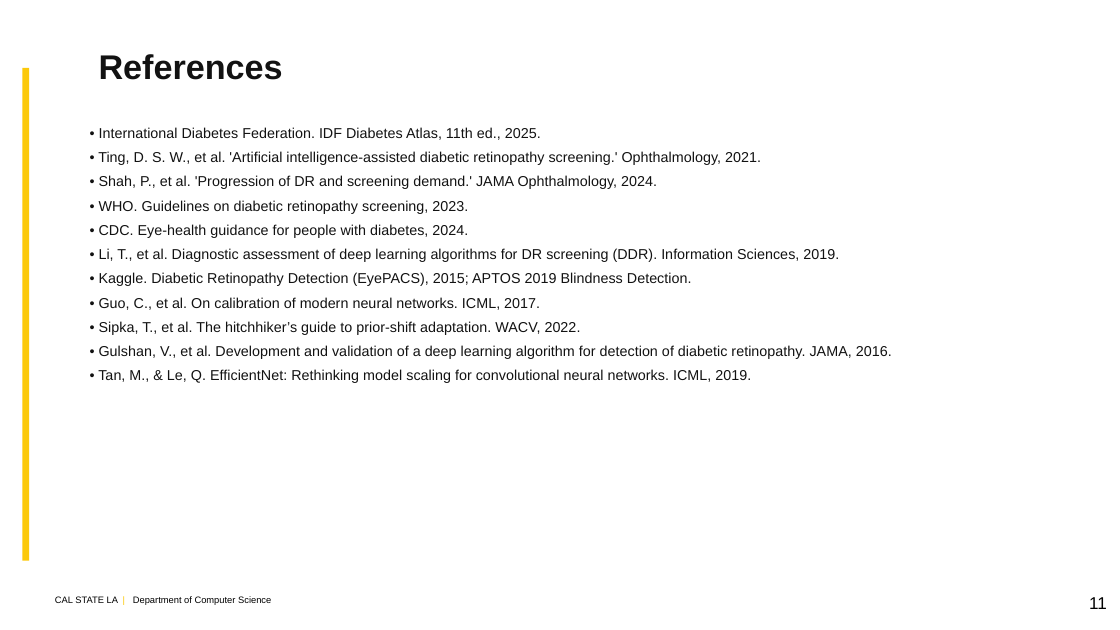
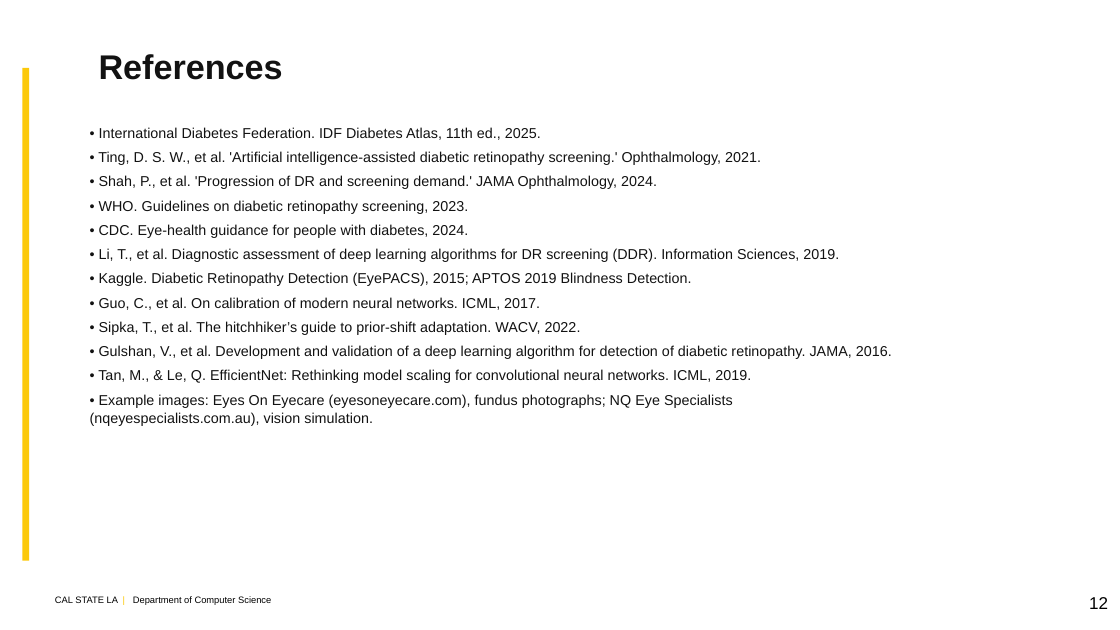
Before and after one commit to kazimab1/Early-DR, a slide deck: slide 12 of DR_Final_5min.pptx (slide 11 before the commit). Drawn at 1120x630 pixels with LibreOffice and Linux fonts; fonts in the diff are those of the drawing; background and template pictures are left out. Boxes give left, top, right and bottom in pixels: in the first picture for what was removed or moved away, otherwise in the second. Text is boxed around its words. In the diff, an @@ line names an element or a change of style, - is before the commit and + after.

```diff
--- a/DR_Final_5min.pptx
+++ b/DR_Final_5min.pptx
@@ text at [90,394,733,426]: paragraph added @@
+• Example images: Eyes On Eyecare (eyesoneyecare.com), fundus photographs; NQ Eye Specialists (nqeyespecialists.com.au), vision simulation.
@@ text at [1089,597,1108,609]: text changed @@
-11
+12
```
Also in this commit, not shown: 8 other slides changed, 1 slide added, 1 other file.
